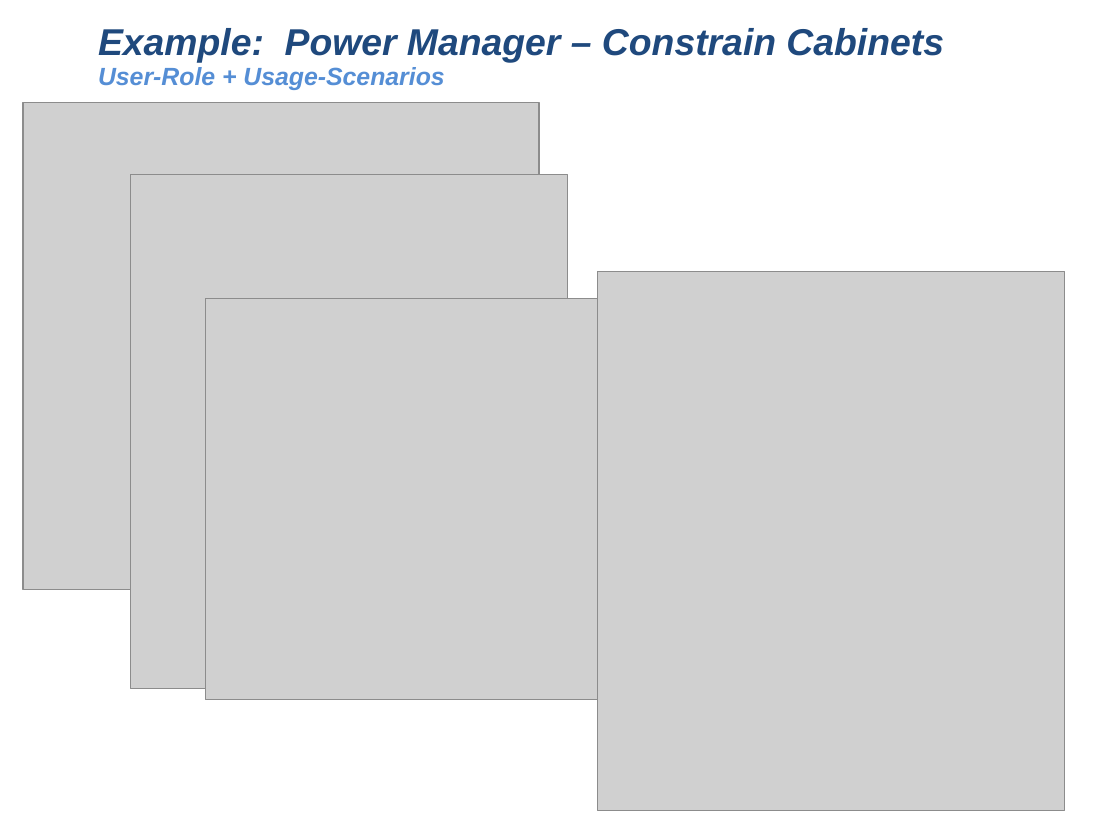
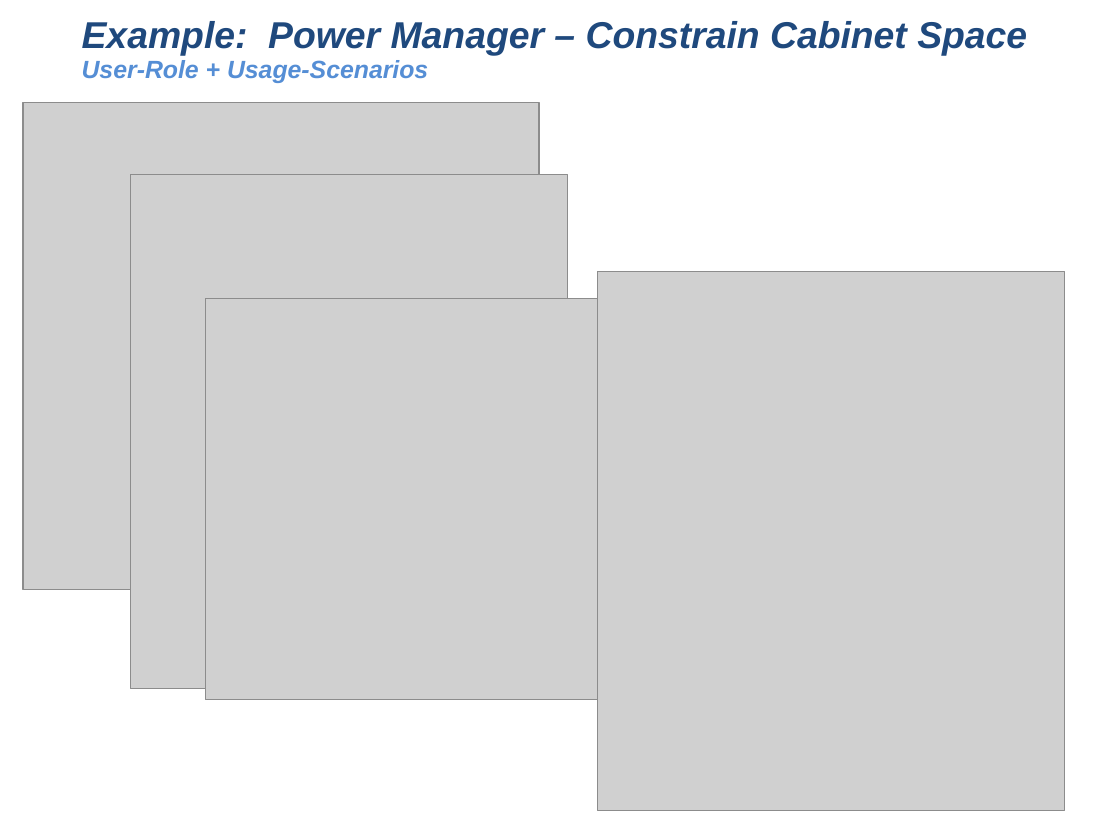
Before and after one commit to UsefulEngines/DcimTechnologyAdoption, a slide deck: slide 8 of DCIM-RolesWorkflowAutomation.pptx. Drawn at 1120x840 pixels with LibreOffice and Linux fonts; fonts in the diff are those of the drawing; grey boxes stand for pictures. Boxes give left, top, right and bottom in pixels: in the first picture for what was removed or moved away, otherwise in the second. Text is boxed around its words. In the diff, an @@ line names an element or a change of style, - is before the commit and + after.

```diff
--- a/DCIM-RolesWorkflowAutomation.pptx
+++ b/DCIM-RolesWorkflowAutomation.pptx
@@ text at (82, 21, 1027, 56): text changed @@
-Example: Power Manager – Constrain Cabinets
+Example: Power Manager – Constrain Cabinet Space
@@ text "Example: Power Manager – Constrain ...": place and size @@
-text "Example: Power Manager – Constrain ..." at (98, 28, 944, 90)
+text "Example: Power Manager – Constrain ..." at (82, 21, 1027, 83)
```
Also in this commit, not shown: 4 other slides changed.
